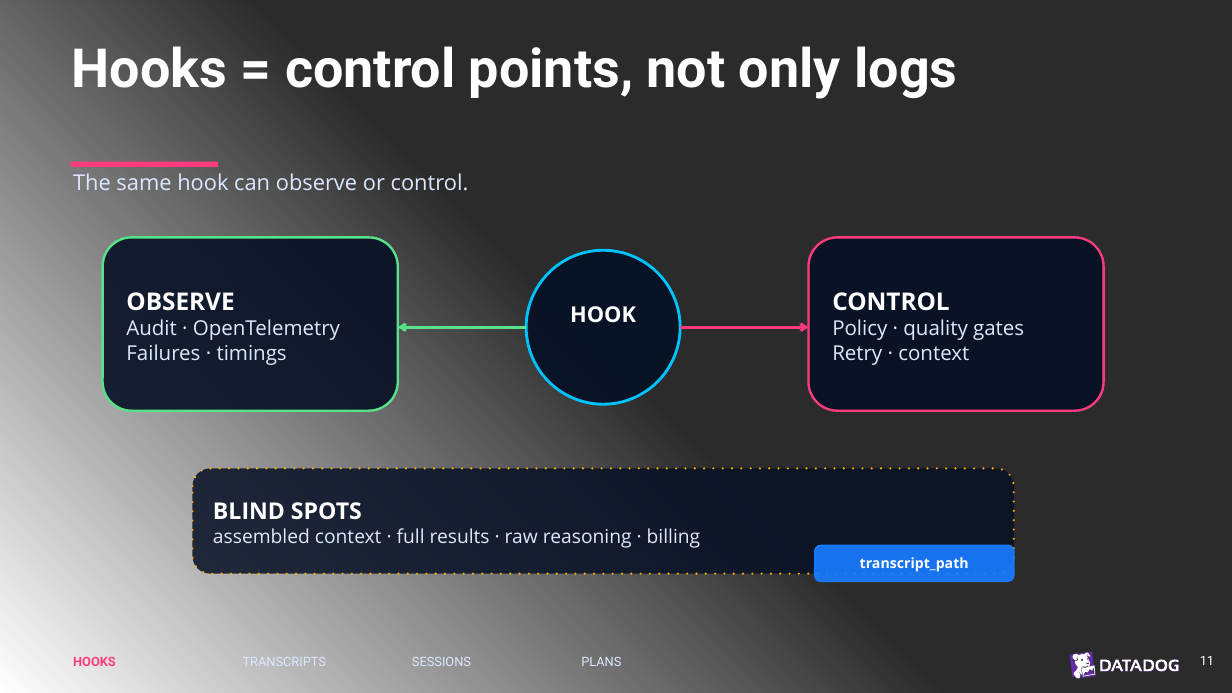
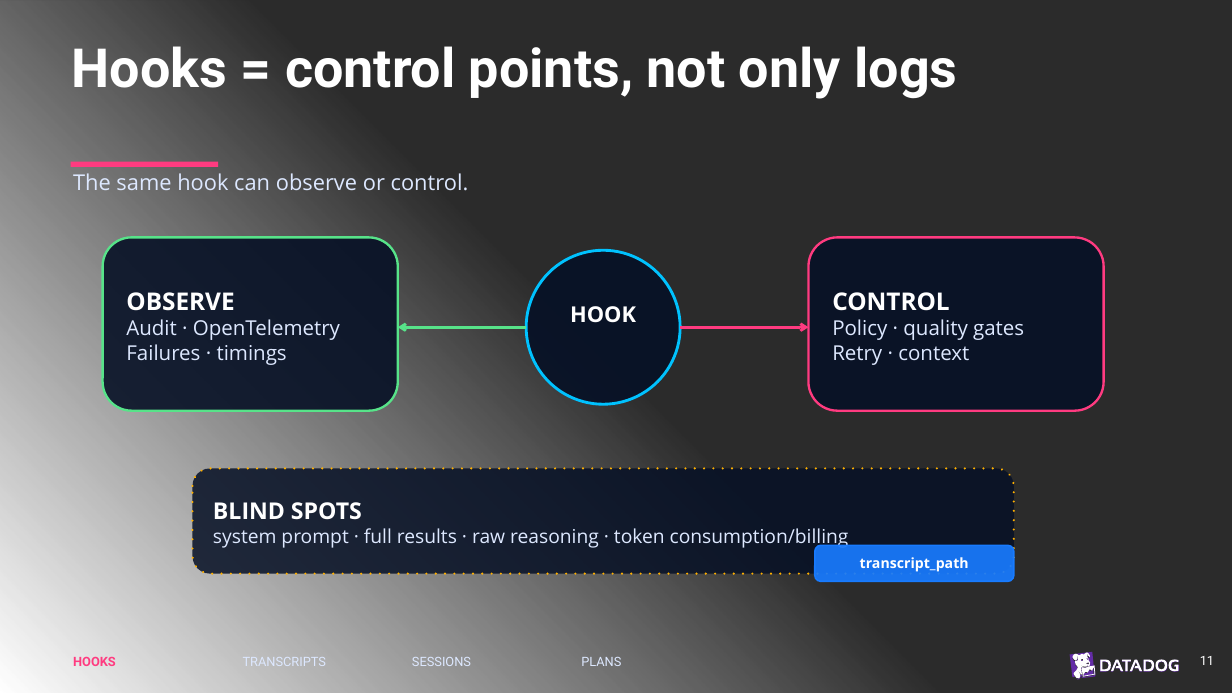
Before and after one commit to chrisnas/TechoramaNetherland2026, a slide deck: slide 14 of Harness Spy/Slides/HarnessSpy.pptx. Drawn at 1232x693 pixels with LibreOffice and Linux fonts; fonts in the diff are those of the drawing; background and template pictures are left out; a plain dark background stands for a picture behind light text. Boxes give left, top, right and bottom in pixels: in the first picture for what was removed or moved away, otherwise in the second. Text is boxed around its words. In the diff, an @@ line names an element or a change of style, - is before the commit and + after.

```diff
--- a/Harness Spy/Slides/HarnessSpy.pptx
+++ b/Harness Spy/Slides/HarnessSpy.pptx
@@ text in rounded rectangle at [213,528,849,549]: text changed @@
-assembled context · full results · raw reasoning · billing
+system prompt · full results · raw reasoning · token consumption/billing
```
Also in this commit, not shown: 5 other slides changed, 5 slides added, 2 slides removed, 32 other files.
